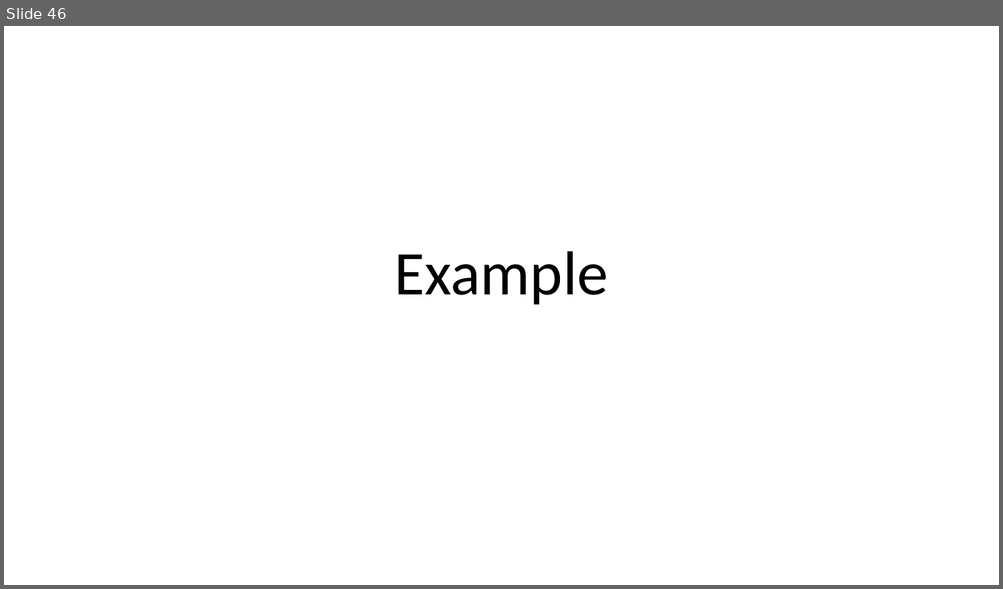
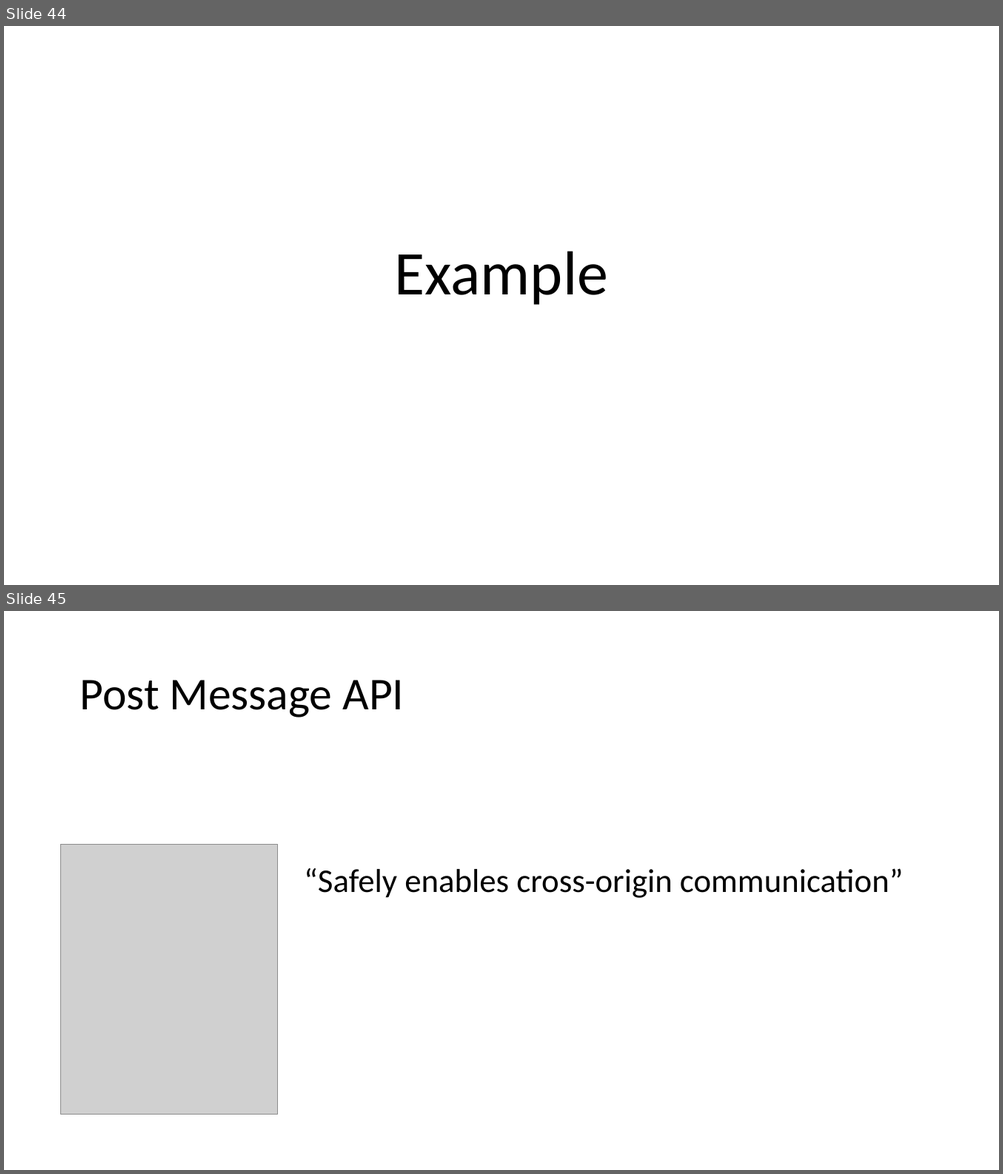
Before and after one commit to maowmaow/html-lab, a slide deck: HTML5.pptx. Shown one above the other, each under a label of ours: slide 46 before the commit, slides 44 and 45 after it. The pictures are 1003x589 and 1003x1174 pixels, drawn with LibreOffice and Linux fonts; fonts in the diff are those of the drawing; grey boxes stand for pictures. Boxes give left, top, right and bottom in pixels: in the first picture for what was removed or moved away, otherwise in the second. Text is boxed around its words. In the diff, an @@ line names an element or a change of style, - is before the commit and + after.

```diff
--- a/HTML5.pptx
+++ b/HTML5.pptx
@@ slide 45 added at [4,611,999,1170], background #FFFFFF @@
@@ title added at [79,680,404,718], 44 pt, text #000000 @@
+Post Message API
@@ picture added at [61,845,278,1115] @@
@@ text added at [304,869,903,898], 32 pt, text #000000 @@
+“Safely enables cross-origin communication”
@@ what was slide 46 is now slide 44 @@
```
Also in this commit, not shown: 4 slides changed, 6 other slides added, 16 other files.
